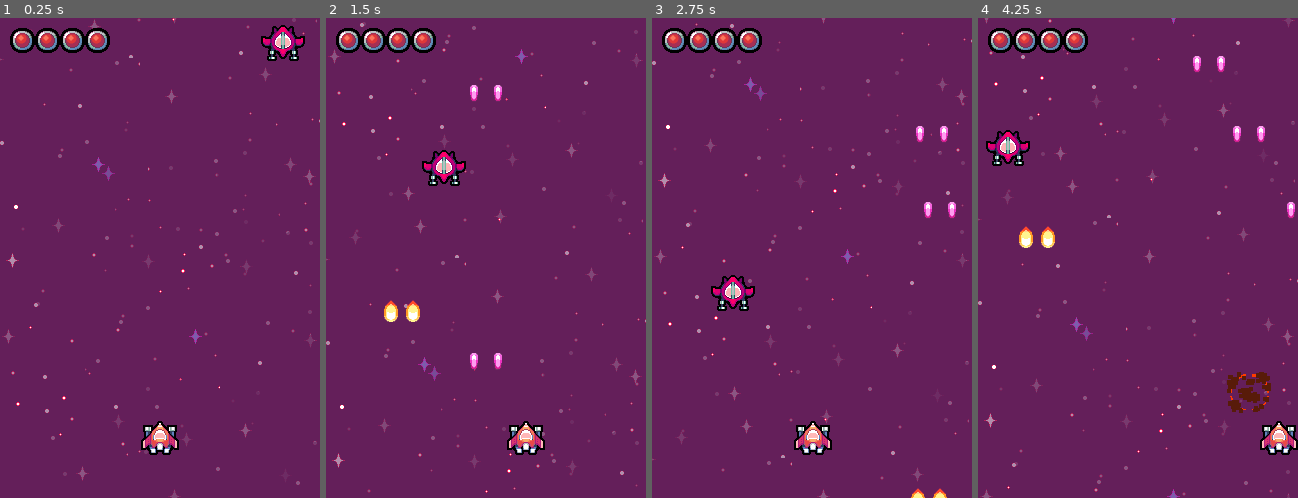
Above: before the commit, frames 1-4 (left to right).
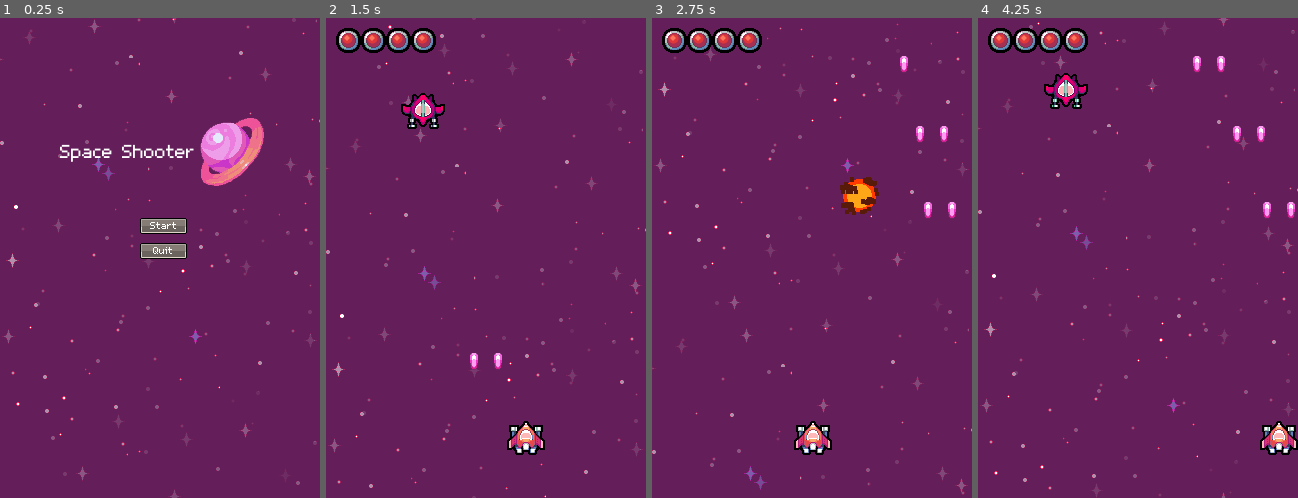
Above: after the commit, the same moments.

Repository: CleysonPH/Space-Shooter
Game: Godot game, scene res://scenes/MainMenu.tscn
Two runs of this game, one before a commit and one after it. Both use one fixed random seed, a clock stepped at 60 frames per second and the inputs below. Before the commit the project starts from res://scenes/Game.tscn. Sound files missing from this copy of the repository are replaced by a short silence.
Inputs (mouse positions are in pixels of both pictures, inside the frame that each line leads up to):
- Up to frame 1 (0.25 s): no input
- Up to frame 2 (1.5 s): click (489, 224) at 0.5 s, where only the run after the commit has a clickable "Start"; hold Right (move_right) from 1.28 s (still down); hold Space (shoot) from 1.28 s (still down)
- Up to frame 3 (2.75 s): release Right (move_right) at 2.03 s; release Space (shoot) at 2.03 s; hold Left (move_left) from 2.03 s (still down); tap Space (shoot) at 2.1 s
- Up to frame 4 (4.25 s): release Left (move_left) at 2.78 s; hold Space (shoot) 2.78-3.53 s; hold Right (move_right) from 2.78 s (still down); tap Space (shoot) at 3.6 s

The runs differ from the first frame. In frame 1, 6.2% of the frame differs, in the area x 3-96%, y 1-92%; in frame 2, 4.5%; in frame 3, 4.3%; in frame 4, 5.1%.

Commit message:
Added the main menu and the navigation buttons

Diff:
--- a/project.godot
+++ b/project.godot
@@ -16,7 +16,7 @@
 [application]
 
 config/name="Space Shooter"
-run/main_scene="res://scenes/Game.tscn"
+run/main_scene="res://scenes/MainMenu.tscn"
 config/icon="res://icon.png"
 
 [display]
--- a/scenes/Game.tscn
+++ b/scenes/Game.tscn
@@ -6,6 +6,10 @@
 [ext_resource path="res://entities/Camera/Camera.gd" type="Script" id=4]
 [ext_resource path="res://resources/sounds/music.ogg" type="AudioStream" id=5]
 [ext_resource path="res://resources/HUD/lifes.png" type="Texture" id=6]
+[ext_resource path="res://resources/HUD/button_normal.png" type="Texture" id=7]
+[ext_resource path="res://resources/HUD/button_pressed.png" type="Texture" id=8]
+[ext_resource path="res://resources/HUD/button_hover.png" type="Texture" id=9]
+[ext_resource path="res://resources/fonts/m5x7.ttf" type="DynamicFontData" id=10]
 
 [sub_resource type="GDScript" id=1]
 script/source = "extends Sprite
@@ -17,6 +21,24 @@
 func _on_Player_armor_changed(armor):
 	set_frame(armor)
 "
+
+[sub_resource type="GDScript" id=3]
+script/source = "extends TextureButton
+
+func _ready():
+	pass
+
+
+func _on_BtnStart_pressed():
+	get_tree().change_scene(\"res://scenes/MainMenu.tscn\")
+
+
+func _on_Player_tree_exited():
+	visible = true
+"
+
+[sub_resource type="DynamicFont" id=2]
+font_data = ExtResource( 10 )
 
 [node name="Game" type="Node2D"]
 
@@ -45,4 +67,24 @@
 hframes = 5
 frame = 4
 script = SubResource( 1 )
+
+[node name="BtnStart" type="TextureButton" parent="HUD"]
+visible = false
+margin_left = 140.0
+margin_top = 200.0
+margin_right = 187.0
+margin_bottom = 216.0
+texture_normal = ExtResource( 7 )
+texture_pressed = ExtResource( 8 )
+texture_hover = ExtResource( 9 )
+script = SubResource( 3 )
+
+[node name="Label" type="Label" parent="HUD/BtnStart"]
+margin_right = 47.0
+margin_bottom = 16.0
+custom_fonts/font = SubResource( 2 )
+text = "Menu"
+align = 1
 [connection signal="armor_changed" from="Player" to="HUD/Armor" method="_on_Player_armor_changed"]
+[connection signal="tree_exited" from="Player" to="HUD/BtnStart" method="_on_Player_tree_exited"]
+[connection signal="pressed" from="HUD/BtnStart" to="HUD/BtnStart" method="_on_BtnStart_pressed"]
--- /dev/null
+++ b/scenes/MainMenu.tscn
@@ -0,0 +1,99 @@
+[gd_scene load_steps=12 format=2]
+
+[ext_resource path="res://entities/Background/Background.tscn" type="PackedScene" id=1]
+[ext_resource path="res://resources/fonts/m5x7.ttf" type="DynamicFontData" id=2]
+[ext_resource path="res://resources/HUD/planet-1.png" type="Texture" id=3]
+[ext_resource path="res://resources/HUD/button_normal.png" type="Texture" id=4]
+[ext_resource path="res://resources/HUD/button_pressed.png" type="Texture" id=5]
+[ext_resource path="res://resources/HUD/button_hover.png" type="Texture" id=6]
+[ext_resource path="res://resources/sounds/menu_song.ogg" type="AudioStream" id=7]
+
+[sub_resource type="DynamicFont" id=1]
+size = 30
+font_data = ExtResource( 2 )
+
+[sub_resource type="GDScript" id=3]
+script/source = "extends TextureButton
+
+func _ready():
+	pass
+
+
+func _on_BtnStart_pressed():
+	get_tree().change_scene(\"res://scenes/Game.tscn\")
+"
+
+[sub_resource type="DynamicFont" id=2]
+font_data = ExtResource( 2 )
+
+[sub_resource type="GDScript" id=4]
+script/source = "extends TextureButton
+
+func _ready():
+	pass
+
+
+func _on_BtnQuit_pressed():
+	get_tree().quit()
+"
+
+[node name="MainMenu" type="Node2D"]
+
+[node name="Background" parent="." instance=ExtResource( 1 )]
+
+[node name="HUD" type="CanvasLayer" parent="."]
+
+[node name="Title" type="Node2D" parent="HUD"]
+position = Vector2( 60, 100 )
+
+[node name="Label" type="Label" parent="HUD/Title"]
+margin_top = 20.0
+margin_right = 135.0
+margin_bottom = 44.0
+custom_fonts/font = SubResource( 1 )
+text = "Space Shooter"
+
+[node name="Sprite" type="Sprite" parent="HUD/Title"]
+position = Vector2( 140, 0 )
+texture = ExtResource( 3 )
+centered = false
+
+[node name="BtnStart" type="TextureButton" parent="HUD"]
+margin_left = 140.0
+margin_top = 200.0
+margin_right = 187.0
+margin_bottom = 216.0
+texture_normal = ExtResource( 4 )
+texture_pressed = ExtResource( 5 )
+texture_hover = ExtResource( 6 )
+script = SubResource( 3 )
+
+[node name="Label" type="Label" parent="HUD/BtnStart"]
+margin_right = 47.0
+margin_bottom = 16.0
+custom_fonts/font = SubResource( 2 )
+text = "Start"
+align = 1
+
+[node name="BtnQuit" type="TextureButton" parent="HUD"]
+margin_left = 140.0
+margin_top = 225.0
+margin_right = 187.0
+margin_bottom = 241.0
+texture_normal = ExtResource( 4 )
+texture_pressed = ExtResource( 5 )
+texture_hover = ExtResource( 6 )
+script = SubResource( 4 )
+
+[node name="Label" type="Label" parent="HUD/BtnQuit"]
+margin_right = 47.0
+margin_bottom = 16.0
+custom_fonts/font = SubResource( 2 )
+text = "Quit"
+align = 1
+
+[node name="AudioStreamPlayer" type="AudioStreamPlayer" parent="."]
+stream = ExtResource( 7 )
+autoplay = true
+[connection signal="pressed" from="HUD/BtnStart" to="HUD/BtnStart" method="_on_BtnStart_pressed"]
+[connection signal="pressed" from="HUD/BtnQuit" to="HUD/BtnQuit" method="_on_BtnQuit_pressed"]
Binary file added: resources/HUD/button_hover.png
Not shown, added: resources/HUD/button_hover.png.import
Binary file added: resources/HUD/button_normal.png
Not shown, added: resources/HUD/button_normal.png.import
Binary file added: resources/HUD/button_pressed.png
Not shown, added: resources/HUD/button_pressed.png.import
Binary file added: resources/HUD/planet-1.png
Not shown, added: resources/HUD/planet-1.png.import
Binary file added: resources/fonts/m5x7.ttf
Not shown, added: resources/sounds/menu_song.ogg.import
Not shown: 1 places in scenes/Game.tscn that only renumber resources
Not shown, added: resources/sounds/menu_song.ogg
